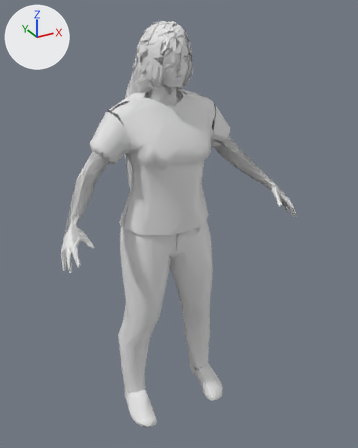
The glTF model src/assets/chars/woman_mh_lod.glb as it was, and as the next commit left it.
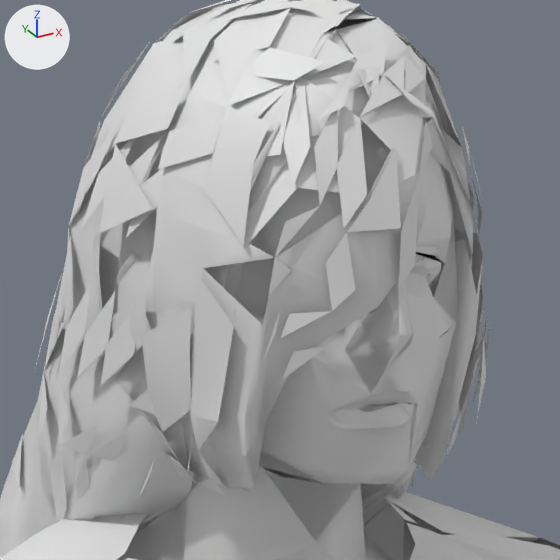
Old and new are each drawn whole from a camera (50 mm lens) standing at (-0.846, -1.678, 1.659) and looking at (0.032, -0.082, 0.861) and again close up on the part from 35% to 57% of the width and 5% to 22% of the height. Lighting does not change. The marker at upper left points along +X, +Y and +Z. The first two pictures are the older version. Materials are left out; every surface is plain grey.

The scene before the commit, as lines of its bpy script (objects in view):
```python
me_mesh_0 = bpy.data.meshes.new('Mesh_0')
me_mesh_0.from_pydata(...)  # 429 vertices, 534 faces; spans x -0.289..0.286, y -0.179..0.105, z 0.849..1.392
me_mesh_0.materials.append(mat_material_0)
me_mesh_5 = bpy.data.meshes.new('Mesh_5')
me_mesh_5.from_pydata(...)  # 482 vertices, 365 faces; spans x -0.092..0.095, y -0.156..0.06, z 1.393..1.613
me_mesh_5.materials.append(mat_material_4)
me_mesh_7 = bpy.data.meshes.new('Mesh_7')
me_mesh_7.from_pydata(...)  # 990 vertices, 1481 faces; spans x -0.489..0.489, y -0.294..0.046, z 0.861..1.605
me_mesh_7.materials.append(mat_material_6)
ob_body = bpy.data.objects.new('Body', me_mesh_7)
ob_body.location = (0.0, 0.0, 0.0)
ob_mhhair_bob02 = bpy.data.objects.new('MHHair_bob02', me_mesh_5)
ob_mhhair_bob02.location = (0.0, 0.0, 0.0)
ob_shirt = bpy.data.objects.new('Shirt', me_mesh_0)
ob_shirt.location = (0.0, 0.0, 0.0)
# also in view: 'MHHair' at (0.0, -0.018, 1.26); 'BodyShort' at (0.0, -0.108, 0.905)
```
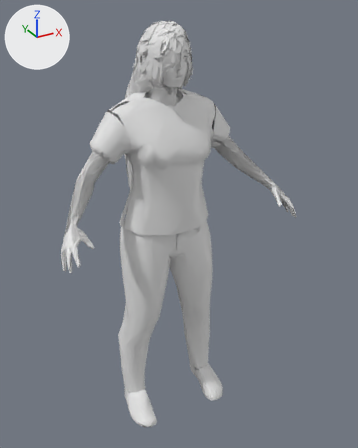
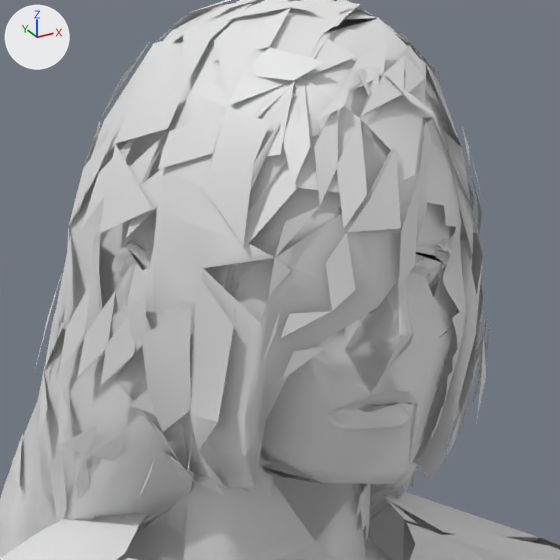
The change, as a diff of the scene's bpy script:
```diff
--- a/src/assets/chars/woman_mh_lod.glb.py
+++ b/src/assets/chars/woman_mh_lod.glb.py
@@ me_mesh_5_1 @@
+me_mesh_5_1.from_pydata(...)  # 630 vertices, 943 faces; spans x -0.086..0.086, y -0.144..0.048, z 1.355..1.609
@@ ob_mhscalp @@
+ob_mhscalp = bpy.data.objects.new('MHScalp', me_mesh_5_1)
+ob_mhscalp.location = (0.0, 0.0, 0.0)
```

Changed parts and their boxes (x1, y1, x2, y2) in the close-ups (560 x 560 px):
'MHScalp', added (mostly hidden)
    after: (111, 17, 466, 555)
